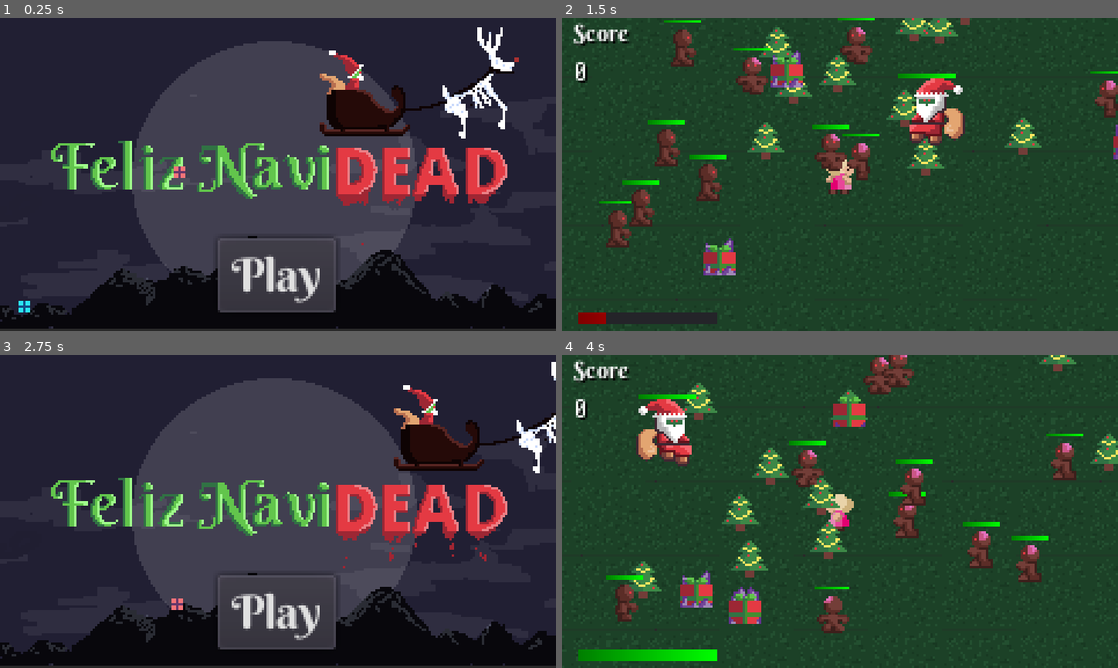
Above: before the commit, frames 1-4 (two rows, left to right).
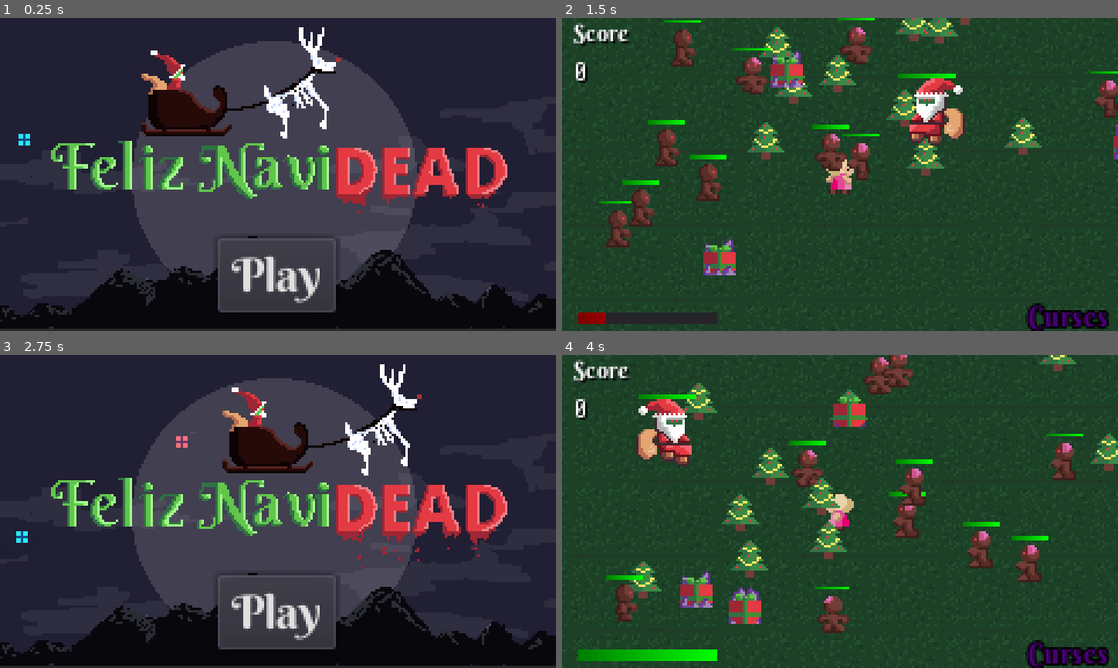
Above: after the commit, the same moments.

Repository: cznrhubarb/feliz-navidead
Game: Godot game, scene res://scn/TitleScreen.tscn
Two runs of this game, one before a commit and one after it. Both use one fixed random seed, a clock stepped at 60 frames per second and the inputs below.
Inputs (mouse positions are in pixels of both pictures, inside the frame that each line leads up to):
- Up to frame 1 (0.25 s): no input
- Up to frame 2 (1.5 s): click "Play" at 0.5 s; move the mouse to (962, 158) at 1.27 s; press the mouse at (962, 158) at 1.28 s; hold D (move_right) from 1.28 s (still down)
- Up to frame 3 (2.75 s): release D (move_right) at 2 s; release the mouse at (400, 495) at 2 s; click "OK I guess..." at 2 s
- Up to frame 4 (4 s): click "Play" at 2.75 s; move the mouse to (728, 527) at 3.52 s; hold S (move_down) from 3.53 s (still down); click (728, 527) at 3.6 s

The runs differ from the first frame. In frame 1, 7.3% of the frame differs, in the area x 3-94%, y 2-95%; in frame 2, 0.9%; in frame 3, 6.8%; in frame 4, 0.9%.

Commit message:
Adding curse UI

Diff:
--- a/UI/GameHud.tscn
+++ b/UI/GameHud.tscn
@@ -7,6 +7,7 @@
 [ext_resource path="res://UI/fonts/BerkshireSwash-Regular.ttf" type="DynamicFontData" id=5]
 [ext_resource path="res://scn/ConfettiBlaster.tscn" type="PackedScene" id=6]
 [ext_resource path="res://UI/BugFactory.gd" type="Script" id=7]
+[ext_resource path="res://scn/CurseList.tscn" type="PackedScene" id=8]
 
 [sub_resource type="StyleBoxFlat" id=1]
 bg_color = Color( 0, 0, 0, 1 )
@@ -38,6 +39,12 @@
 [sub_resource type="DynamicFont" id=8]
 size = 11
 font_data = ExtResource( 4 )
+
+[sub_resource type="DynamicFont" id=9]
+size = 12
+outline_size = 1
+outline_color = Color( 0, 0, 0, 1 )
+font_data = ExtResource( 5 )
 
 [node name="GameHud" type="CanvasLayer"]
 pause_mode = 2
@@ -141,4 +148,15 @@
 
 [node name="BugFactory" type="Node" parent="."]
 script = ExtResource( 7 )
+
+[node name="CurseListUI" parent="." instance=ExtResource( 8 )]
+
+[node name="Label" type="Label" parent="."]
+margin_left = 201.389
+margin_top = 121.151
+margin_right = 241.389
+margin_bottom = 138.151
+custom_fonts/font = SubResource( 9 )
+custom_colors/font_color = Color( 0.309804, 0.00392157, 0.482353, 1 )
+text = "Curses"
 [connection signal="pressed" from="GiftDialog/Open" to="GiftDialog" method="_on_Open_pressed"]
--- /dev/null
+++ b/scn/CurseList.tscn
@@ -0,0 +1,6 @@
+[gd_scene load_steps=2 format=2]
+
+[ext_resource path="res://src/CurseList.gd" type="Script" id=1]
+
+[node name="CurseListUI" type="Node"]
+script = ExtResource( 1 )
--- a/scn/TitleScreen.tscn
+++ b/scn/TitleScreen.tscn
@@ -45,7 +45,7 @@
 [node name="AnimatedSprite" type="AnimatedSprite" parent="."]
 position = Vector2( 120, 67 )
 frames = SubResource( 1 )
-frame = 9
+frame = 5
 playing = true
 
 [node name="PlayButton" type="Button" parent="."]
--- a/src/Child.gd
+++ b/src/Child.gd
@@ -36,6 +36,9 @@
 	weapons.push_front(weapon)
 
 func add_curse(curse):
+	var curse_ui = get_tree().get_root().find_node("CurseListUI", true, false)
+	curse_ui.add_curse_icon(curse.resource)
+
 	curses.push_front(curse)
 	if curse.key == "quake":
 		find_node("ChildCamera").shake(9999, 30, 5)
--- a/src/CurseBag.gd
+++ b/src/CurseBag.gd
@@ -10,37 +10,44 @@
 		{
 			key = "gift_horse",
 			description = "You will never look a gift horse in the mouth again.",
-			effect = "no curse or weapon descriptions"
+			effect = "no curse or weapon descriptions",
+			resource = "res://img/Baby.png"
 		},
 		{
 			key = "quake",
 			description = "You will feel the earth move under your feet.",
-			effect = "violent constant camera shake"
+			effect = "violent constant camera shake",
+			resource = "res://img/Baby.png"
 		},
 		{
 			key = "lego",
 			description = "Sometime in the next month, in real life, you are going to step on a lego barefoot.",
-			effect = "nothing"
+			effect = "nothing",
+			resource = "res://img/Baby.png"
 		},
 		{
 			key = "reverse_shot",
 			description = "You will always be looking back over your shoulder.",
-			effect = "fire in reverse"
+			effect = "fire in reverse",
+			resource = "res://img/Baby.png"
 		},
 		{
 			key = "reverse_run",
 			description = "You will always be running behind.",
-			effect = "walk  in reverse"
+			effect = "walk  in reverse",
+			resource = "res://img/Baby.png"
 		},
 		{
 			key = "hidden_trees",
 			description = "You won't be able to see the forest for the trees.",
-			effect = "invisible trees"
+			effect = "invisible trees",
+			resource = "res://img/Baby.png"
 		},
 		{
 			key = "penalty",
 			description = "You will start working on a great golf score.",
-			effect = "lose points"
+			effect = "lose points",
+			resource = "res://img/Baby.png"
 		},
 		# ================ Completed above this line =====================
 #		{
--- /dev/null
+++ b/src/CurseList.gd
@@ -0,0 +1,17 @@
+extends Node
+
+var icon_count
+var icon_width = 16
+var icon_spacing = icon_width / 4
+
+func _ready():
+	icon_count = 0
+
+func add_curse_icon(resource):
+	var icon = Sprite.new()
+	icon.texture = load(resource)
+	var scene_size = get_viewport().size
+	icon.position.x = scene_size.x - (icon_spacing * icon_count + icon_width * (1+icon_count))
+	icon.position.y = scene_size.y - icon_width
+	add_child(icon)
+	icon_count += 1
--- a/src/Weapons/BaseWeapon.gd
+++ b/src/Weapons/BaseWeapon.gd
@@ -9,7 +9,7 @@
 var bullet_color
 
 func _init(bullet_proto, shots_per_second, automatic, scatter_amount):
-	bullet_color = Color(rand_range(0.5, 1), rand_range(0.5, 1), rand_range(0.5, 1))
+	bullet_color = Color(rand_range(0, 1), rand_range(0, 1), rand_range(0, 1))
 	bullet_prototype = bullet_proto
 	cooldown_max = 1 / shots_per_second
 	cooldown_timer = cooldown_max
Not shown: 1 places in UI/GameHud.tscn that only renumber resources
